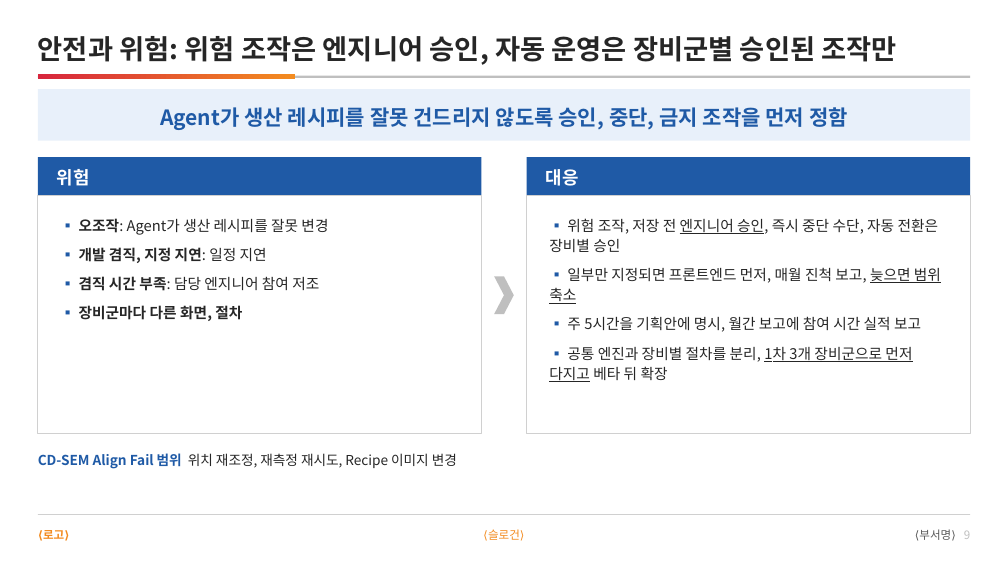
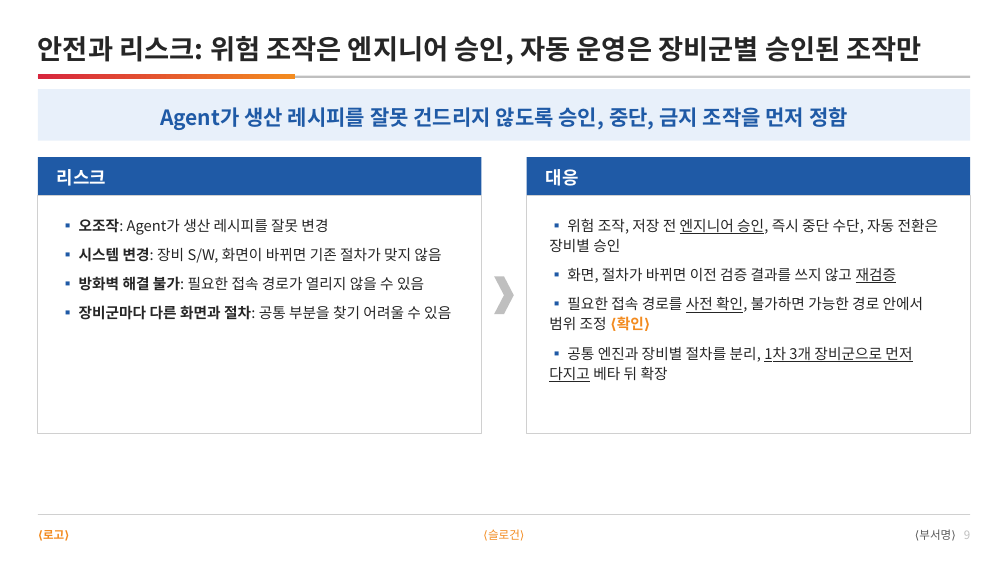
Before and after one commit to DarrenKoi/pm_notes, a slide deck: slide 9 of my-task/arc-tf/deliverables/arc-tf-proposal.pptx. Drawn at 1008x567 pixels with LibreOffice and Linux fonts; fonts in the diff are those of the drawing. Boxes give left, top, right and bottom in pixels: in the first picture for what was removed or moved away, otherwise in the second. Text is boxed around its words. In the diff, an @@ line names an element or a change of style, - is before the commit and + after.

```diff
--- a/my-task/arc-tf/deliverables/arc-tf-proposal.pptx
+++ b/my-task/arc-tf/deliverables/arc-tf-proposal.pptx
@@ text at (x1=38, y1=36, x2=922, y2=65): text changed @@
-안전과 위험: 위험 조작은 엔지니어 승인, 자동 운영은 장비군별 승인된 조작만
+안전과 리스크: 위험 조작은 엔지니어 승인, 자동 운영은 장비군별 승인된 조작만
@@ text at (x1=57, y1=169, x2=106, y2=186): text changed @@
-위험
+리스크
@@ text at (x1=79, y1=247, x2=451, y2=320): text changed; bold off @@
-▪ 개발 겸직, 지정 지연: 일정 지연
-▪ 겸직 시간 부족: 담당 엔지니어 참여 저조
-▪ 장비군마다 다른 화면, 절차
+▪ 시스템 변경: 장비 S/W, 화면이 바뀌면 기존 절차가 맞지 않음
+▪ 방화벽 해결 불가: 필요한 접속 경로가 열리지 않을 수 있음
+▪ 장비군마다 다른 화면과 절차: 공통 부분을 찾기 어려울 수 있음
@@ text at (x1=549, y1=268, x2=924, y2=331): text changed @@
-▪ 일부만 지정되면 프론트엔드 먼저, 매월 진척 보고, 늦으면 범위 축소
-▪ 주 5시간을 기획안에 명시, 월간 보고에 참여 시간 실적 보고
+▪ 화면, 절차가 바뀌면 이전 검증 결과를 쓰지 않고 재검증
+▪ 필요한 접속 경로를 사전 확인, 불가하면 가능한 경로 안에서 범위 조정 ⟨확인⟩
@@ text removed at (x1=38, y1=453, x2=457, y2=469) @@
-CD-SEM Align Fail 범위 위치 재조정, 재측정 재시도, Recipe 이미지 변경
```
Also in this commit, not shown: 9 other files.
